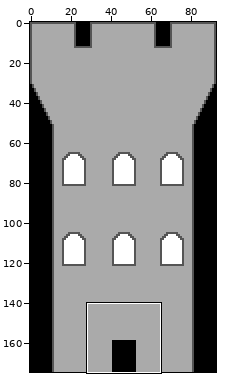
Edited in one commit: sprite sheet (res/Buildings/Generic Exteriors/Generic_Castle_Tower.png). The picture above shows the old version from afar; the outline marks the close-up.
Close-up. As it was:
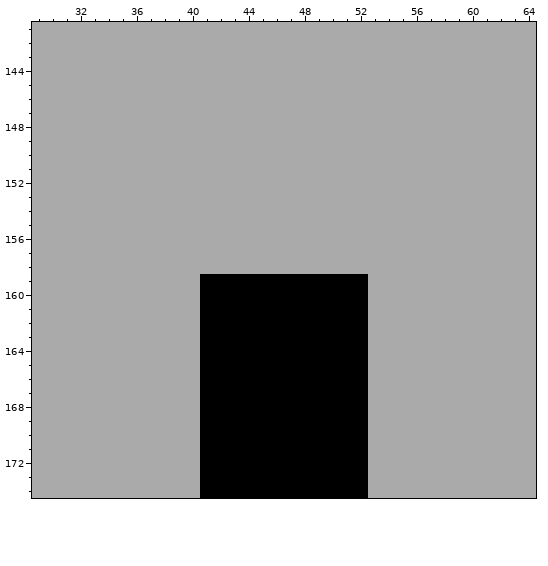
The file is 93x175 pixels. Shown: x 29..64, y 141..174.
The result:
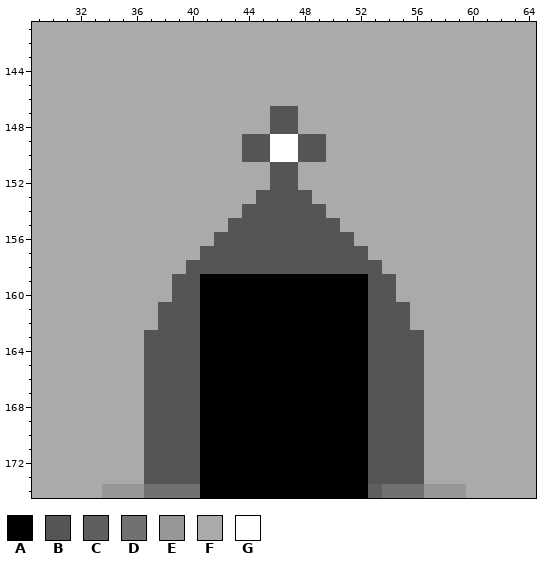
Palette (. is transparent): A #000000  B #555555  C #5e5e5e  D #717171  E #979797  F #aaaaaa  G #ffffff
The edit:
y 147..148: x 46..47 FF -> BB
y 149..150: x 44..49 FFFFFF -> BBGGBB
y 151..152: x 46..47 FF -> BB
y 153: x 45..48 FFFF -> BBBB
y 154: x 44..49 FFFFFF -> BBBBBB
y 155: x 43..50 FFFFFFFF -> BBBBBBBB
y 156: x 42..51 FFFFFFFFFF -> BBBBBBBBBB
y 157: x 41..52 FFFFFFFFFFFF -> BBBBBBBBBBBB
y 158: x 40..53 FFFFFFFFFFFFFF -> BBBBBBBBBBBBBB
y 159..160: x 39..40 FF -> BB; x 53..54 FF -> BB
y 161..162: x 38..40 FFF -> BBB; x 53..55 FFF -> BBB
y 163..173: x 37..40 FFFF -> BBBB; x 53..56 FFFF -> BBBB
y 174: x 34..40 FFFFFFF -> EEEDDDD; x 53..59 FFFFFFF -> CDDDEEE
Where, in picture pixels (left, top, right, bottom), the same in both close-ups:
changed: (102, 106, 466, 498)
